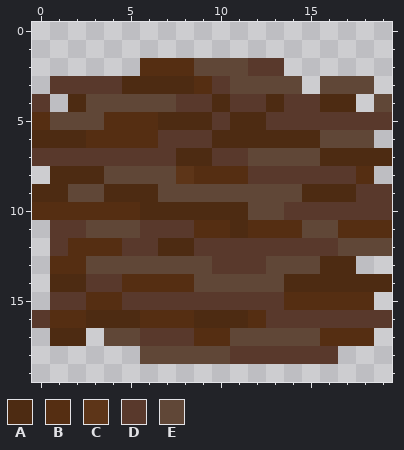
Pixel-art sprite -- src/assets/block/wood/red/middle/wood_red_middle_1.png. The first picture shows the starting point.
The file is 20x20 pixels.
Palette (. is transparent): A #4d2b12  B #552e12  C #5d3518  D #59392c  E #604737
After:
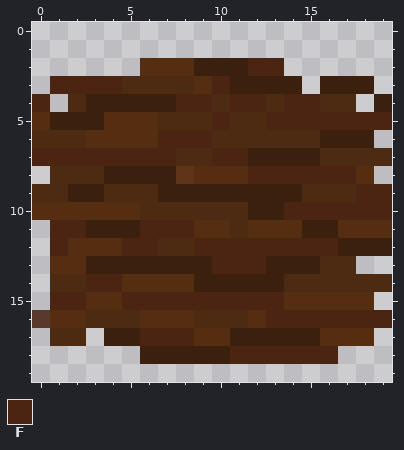
Colours new in this view: F #4b2412
Diff:
@@ palette @@
-E #604737
+E #3b200e
@@ x 0..19 @@
  1 ....................
- 2 ......BBBEEEDD......
- 3 .DDDDAAAABDEEEE.EEE.
- 4 D.AEEEEEDDADDADDAA.E
- 5 BEEEBBBAAADAADDDDDDD
- 6 AAABBBBDDDAAAAAAEEE.
- 7 DDDDDDDDAADDEEEEAAAA
- 8 .AAAEEEECBBBDDDDDDB.
- 9 AAEEAAAEEEEEEEEAAADD
-10 BBBBBBAAAAAAEEDDDDDD
-11 .DDEEEDDDBBABBBEEBBB
-12 .DBBBDDAADDDDDDDDEEE
-13 .BBEEEEEEEDDDEEEAA..
-14 .AADDBBBBEEEEEAAAAAA
-15 .DDBBDDDDDDDDDBBBBB.
-16 DBBAAABBBAAABDDDDDDD
-17 .AA.EEDDDBBEEEEEBBB.
-18 ......EEEEEDDDDDD...
+ 2 ......BBBEEEFF......
+ 3 .FFFFAAAABFEEEE.EEE.
+ 4 F.AEEEEEFFAFFAFFAA.E
+ 5 BEEEBBBAAAFAAFFFFFFF
+ 6 AAABBBBFFFAAAAAAEEE.
+ 7 FFFFFFFFAAFFEEEEAAAA
+ 8 .AAAEEEECBBBFFFFFFB.
+ 9 AAEEAAAEEEEEEEEAAAFF
+10 BBBBBBAAAAAAEEFFFFFF
+11 .FFEEEFFFBBABBBEEBBB
+12 .FBBBFFAAFFFFFFFFEEE
+13 .BBEEEEEEEFFFEEEAA..
+14 .AAFFBBBBEEEEEAAAAAA
+15 .FFBBFFFFFFFFFBBBBB.
+16 DBBAAABBBAAABFFFFFFF
+17 .AA.EEFFFBBEEEEEBBB.
+18 ......EEEEEFFFFFF...
 19 ....................
Boxes around the changes in both pictures, in picture pixels (x1, y1, x2, y2):
changed: (32, 58, 392, 364)
